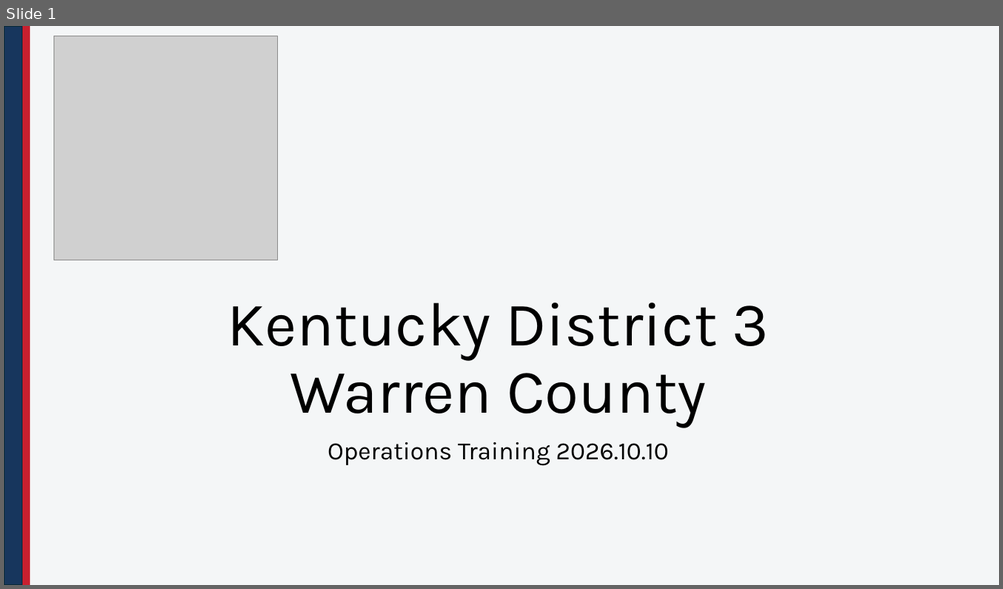
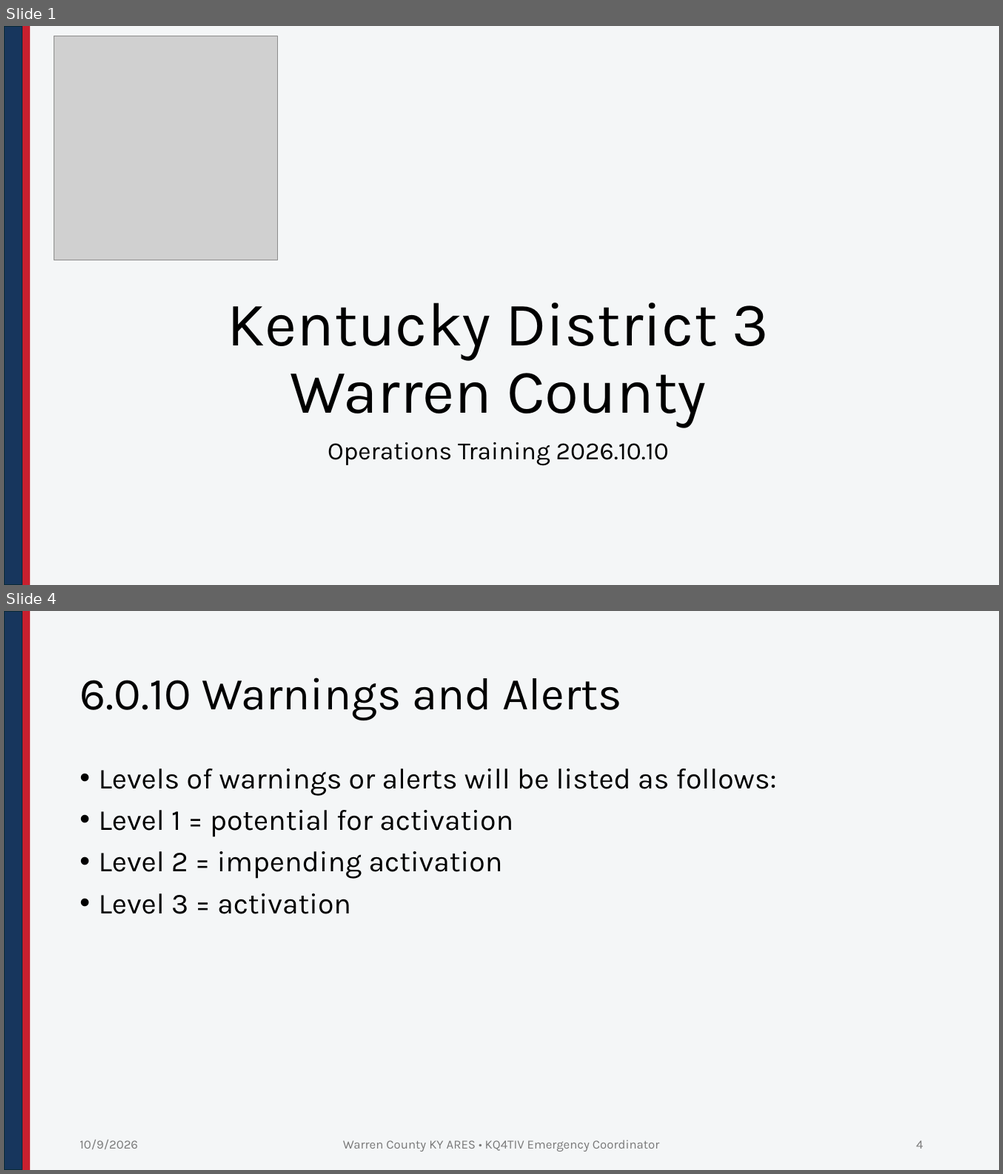
Before and after one commit to nathanielbutts/nathanielbutts.github.io, a slide deck: documents/training/Training_20261010.pptx. Shown one above the other, each under a label of ours: slide 1 before the commit, slides 1 and 4 after it; the slides between them are not shown. The pictures are 1003x589 and 1003x1174 pixels, drawn with LibreOffice and Linux fonts; fonts in the diff are those of the drawing; grey boxes stand for pictures; background and template pictures are left out. Boxes give left, top, right and bottom in pixels: in the first picture for what was removed or moved away, otherwise in the second. Text is boxed around its words. In the diff, an @@ line names an element or a change of style, - is before the commit and + after.

```diff
--- a/documents/training/Training_20261010.pptx
+++ b/documents/training/Training_20261010.pptx
@@ slide 4 added at (4,611,999,1170), background #F4F6F7; not listed: 2 template elements that a slide beside it also shows @@
@@ title added at (79,678,622,721), 44 pt, text #000000 @@
+6.0.10 Warnings and Alerts
@@ text added at (99,769,777,914), 28 pt, text #000000 @@
+• Levels of warnings or alerts will be listed as follows:
+• Level 1 = potential for activation
+• Level 2 = impending activation
+• Level 3 = activation
@@ text added at (79,1140,138,1150), 12 pt, text #797979 @@
+10/9/2026
@@ text added at (343,1140,660,1152), 12 pt, text #797979 @@
+Warren County KY ARES • KQ4TIV Emergency Coordinator
@@ page number added at (916,1141,922,1149), 12 pt, text #797979 @@
+4
```
Also in this commit, not shown: 1 slide changed, 10 other slides added, 2 other files.
